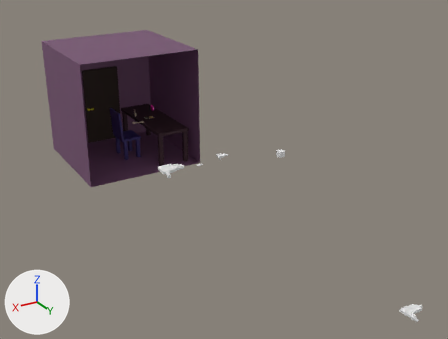
The Blender file bedroom.blend, before and after one commit.
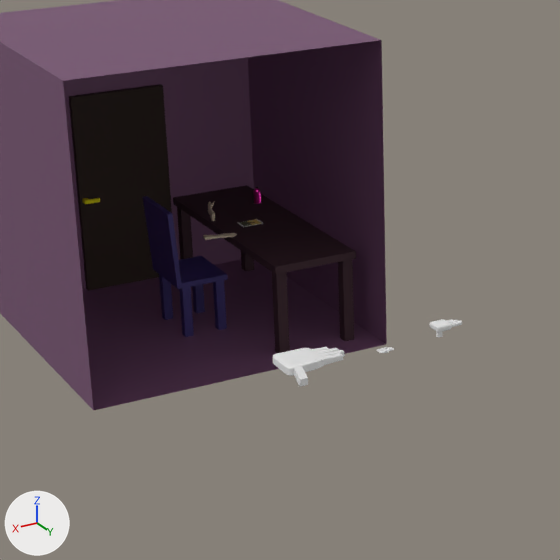
Each version is shown whole from a 50 mm camera at (-1.21, 11.04, 5.06) aimed at (-6.77, 1.78, 0.43), then close up on the part from 13% to 59% of the width and 10% to 72% of the height. The lights are fixed; the arrows at lower left show +X, +Y and +Z. The first two pictures are the older version.

Script lines for the objects in view, before the commit:
```python
me_cube_003 = bpy.data.meshes.new('Cube.003')
me_cube_003.from_pydata(...)  # 200 vertices, 198 faces; spans x -0.85..0.36, y -0.08..0.97, z -1.07..1.06
me_cube_006 = bpy.data.meshes.new('Cube.006')
me_cube_006.from_pydata(...)  # 744 vertices, 748 faces; spans x -2.32..1.0, y -1.0..1.57, z -0.58..0.24
me_cube_009 = bpy.data.meshes.new('Cube.009')
me_cube_009.from_pydata(...)  # 153 vertices, 150 faces; spans x -5.08..2.74, y -1.53..1.99, z -3.87..2.25
me_cube_009.materials.append(mat_material_002)  # beige #c2b09a
ob_cube_001 = bpy.data.objects.new('Cube.001', me_cube_003)
ob_cube_001.location = (-7.214, -0.089, -0.237)
ob_cube_001.scale = (0.119, 0.0962, 0.00332)
ob_cube_004 = bpy.data.objects.new('Cube.004', me_cube_006)
ob_cube_004.location = (-5.81, 1.309, 0.475)
ob_cube_004.scale = (0.146, 0.146, 0.146)
ob_cube_007 = bpy.data.objects.new('Cube.007', me_cube_009)
ob_cube_007.location = (-6.82, -2.262, 0.176)
ob_cube_007.rotation_euler = (-0.0271, 0.00632, 2.916)  # degrees (-1.6, 0.4, 167)
ob_cube_007.scale = (0.0377, 0.0377, 0.00728)
# also in view: 'Chair' at (-6.5, -2.42, -0.08); 'DarkRoom' at (-6.44, -2.42, 0.69); 'Table' at (-7.24, -2.42, -0.25); 'Door' at (-6.44, -3.72, 0.28)
```
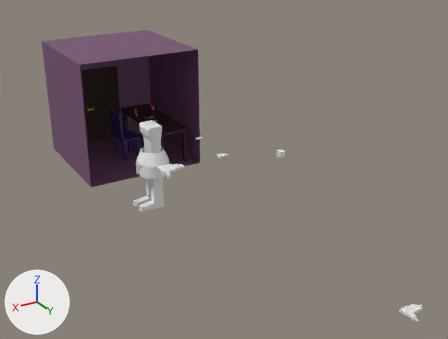
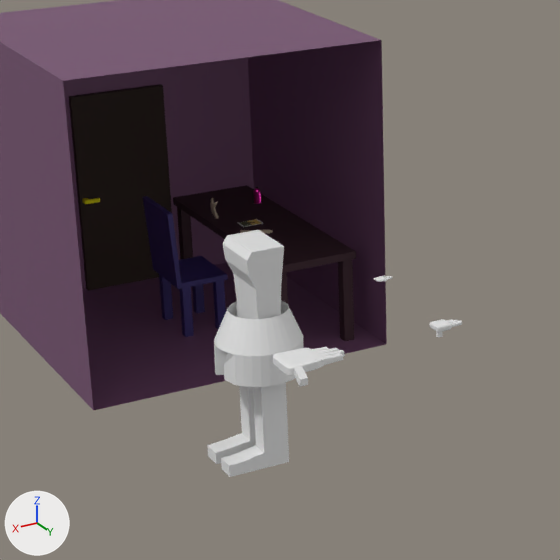
Pixel boxes (x1, y1, x2, y2) of what changed, in the close-ups (560 x 560 px):
'Cube.008', added: after (207, 230, 289, 477)
'Circle.002', added: after (214, 300, 303, 387)
'Cube.007', moved: before (203, 233, 237, 240); after (240, 229, 273, 234)
'Cube.001', moved: before (376, 347, 394, 353); after (373, 275, 392, 282)

The change, as a list of edits to the scene's bpy script:
```text
Add me_circle_002:
    me_circle_002.from_pydata(...)  # 136 vertices, 98 faces; spans x -1.02..0.98, y -0.99..1.02, z -0.5..0.0
Add me_cube_010:
    me_cube_010.from_pydata(...)  # 104 vertices, 102 faces; spans x -1.3..3.9, y -1.1..1.1, z -11.2..6.0
Change ob_cube_001:
    ob_cube_001.location: (-7.214, -0.089, -0.237) -> (-6.909, 0.454, 0.616)
Change ob_cube_007:
    ob_cube_007.location: (-6.82, -2.262, 0.176) -> (-7.139, -2.179, 0.181)
Add ob_circle_002:
    ob_circle_002 = bpy.data.objects.new('Circle.002', me_circle_002)
    ob_circle_002.location = (-6.011, 0.215, 0.467)
    ob_circle_002.scale = (-0.338, -0.338, 1.0)
Add ob_cube_008:
    ob_cube_008 = bpy.data.objects.new('Cube.008', me_cube_010)
    ob_cube_008.location = (-6.011, 0.22, 0.387)
    ob_cube_008.scale = (0.102, 0.208, 0.102)
```
